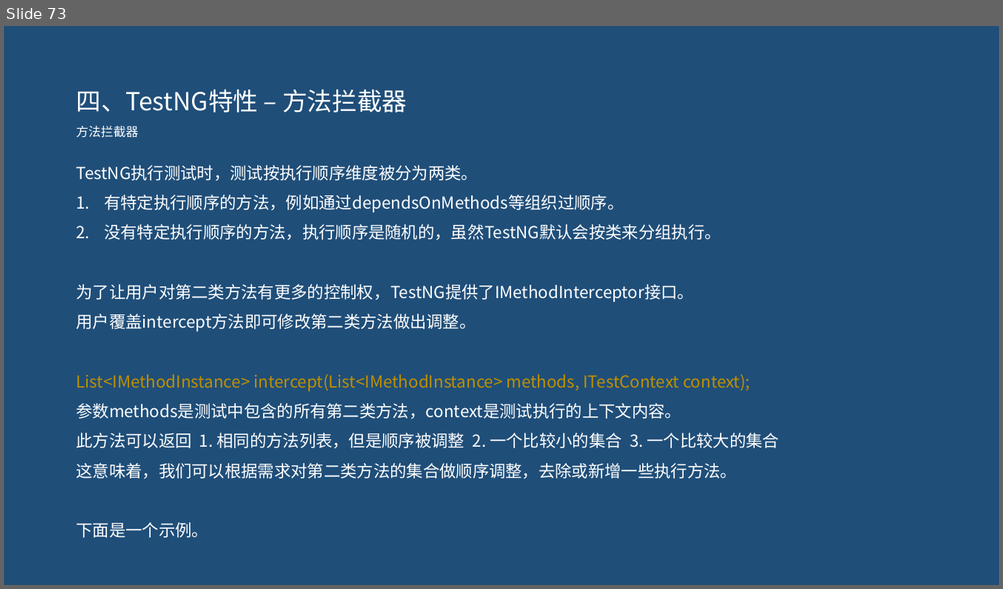
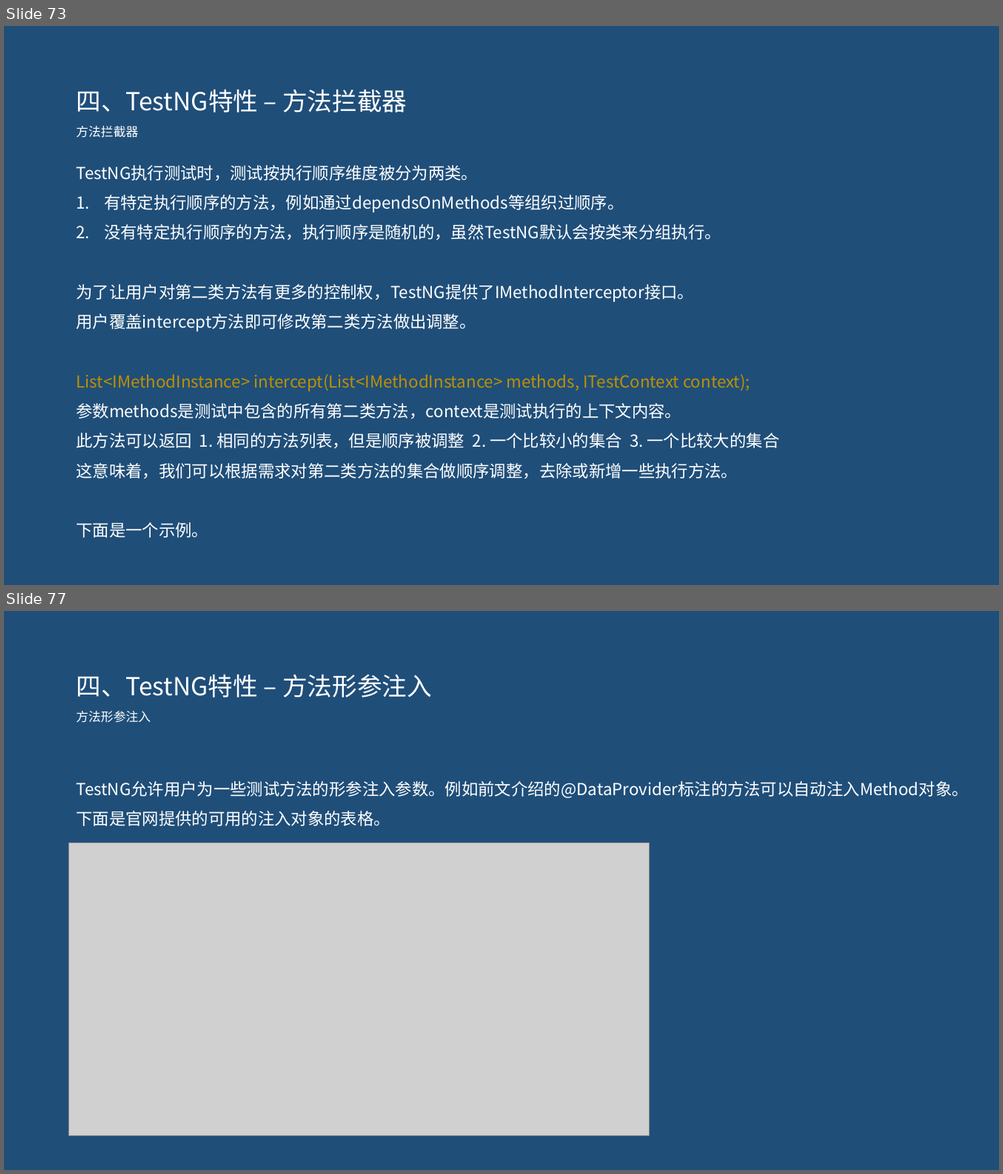
Before and after one commit to pertrichor/hello-testng, a slide deck: demo-server/doc/testNG介绍.pptx. Shown one above the other, each under a label of ours: slide 73 before the commit, slides 73 and 77 after it; the slides between them are not shown. The pictures are 1003x589 and 1003x1174 pixels, drawn with LibreOffice and Linux fonts; fonts in the diff are those of the drawing; grey boxes stand for pictures. Boxes give left, top, right and bottom in pixels: in the first picture for what was removed or moved away, otherwise in the second. Text is boxed around its words. In the diff, an @@ line names an element or a change of style, - is before the commit and + after.

```diff
--- a/demo-server/doc/testNG介绍.pptx
+++ b/demo-server/doc/testNG介绍.pptx
@@ slide 77 added at (x1=4, y1=611, x2=999, y2=1170), background #1F4E79 @@
@@ text added at (x1=76, y1=674, x2=432, y2=698), 24 pt, text #FFFFFF @@
+四、TestNG特性 – 方法形参注入
@@ text added at (x1=76, y1=711, x2=151, y2=723), 12 pt, text #FFFFFF @@
+方法形参注入
@@ text added at (x1=76, y1=781, x2=967, y2=826), 16 pt, text #FFFFFF @@
+TestNG允许用户为一些测试方法的形参注入参数。例如前文介绍的@DataProvider标注的方法可以自动注入Method对象。
+下面是官网提供的可用的注入对象的表格。
@@ picture added at (x1=69, y1=843, x2=649, y2=1136) @@
```
Also in this commit, not shown: 2 slides changed, 6 other slides added, 2 other files.
